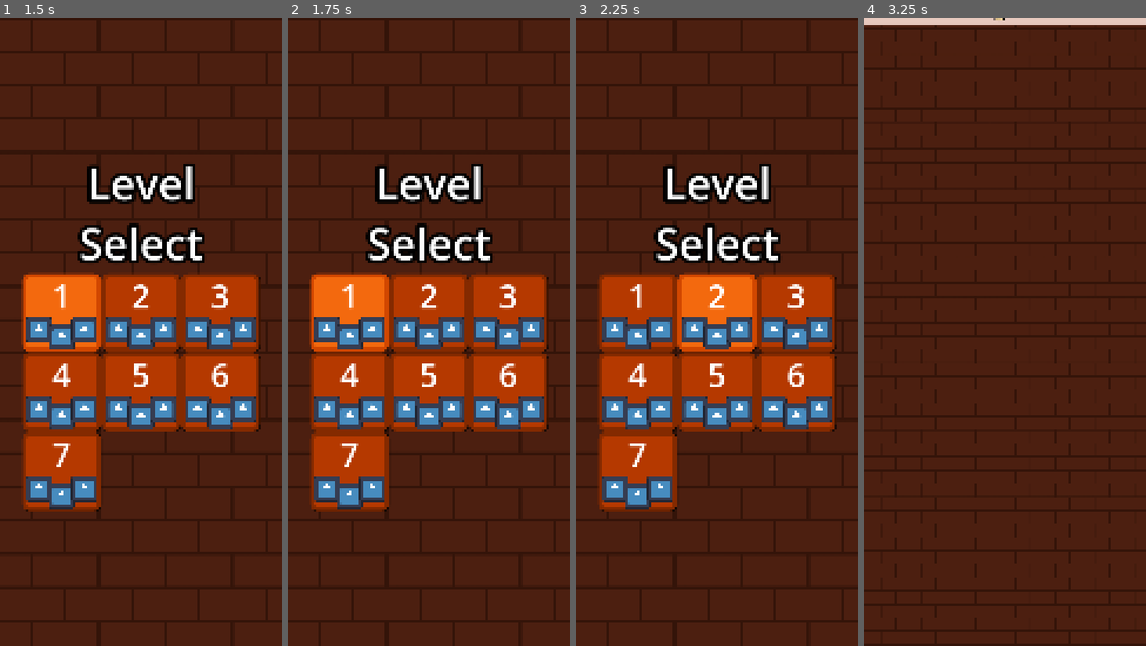
Above: before the commit, frames 1-4 (left to right).
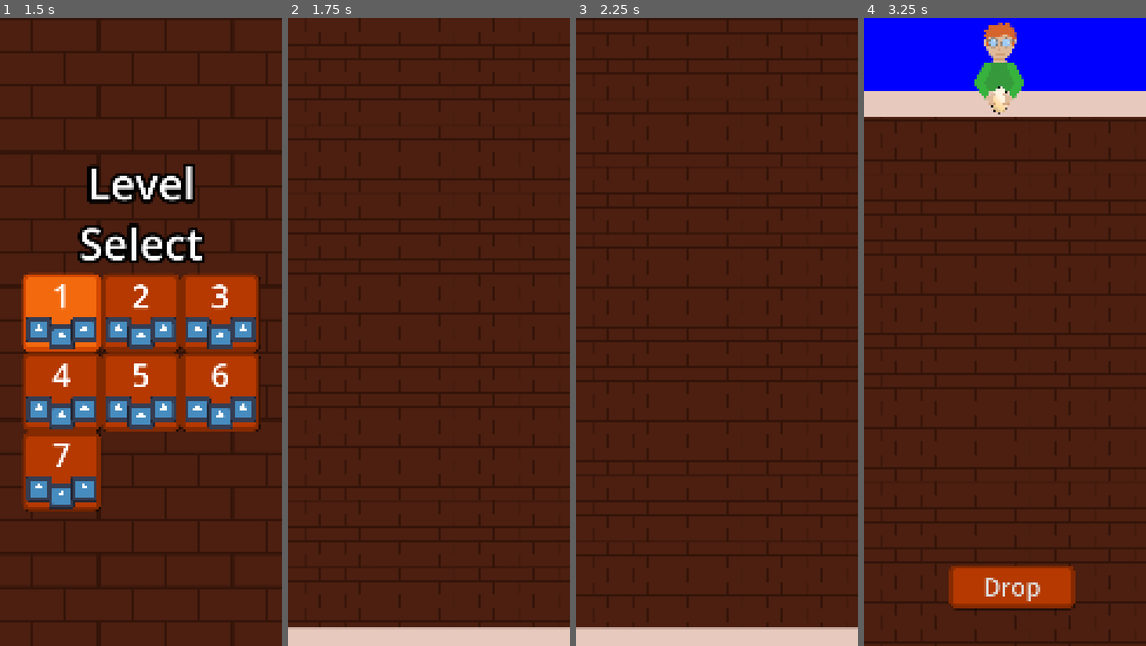
Above: after the commit, the same moments.

Repository: KaratePikachu/egg-drop
Game: Godot game, scene res://ui/main_menu/main_menu.tscn
Same seed, same stepped clock (60 frames per second), same inputs: the game is played once before the commit and once after it. The engine's default icon, where the game draws it, is replaced by a stand-in: a white triangle on a blue panel in a dark square.
Inputs (mouse positions are in pixels of both pictures, inside the frame that each line leads up to):
- Up to frame 1 (1.5 s): click "Start" at 0.5 s; click "1" at 1.25 s
- Up to frame 2 (1.75 s): no input
- Up to frame 3 (2.25 s): click (717, 313) at 2 s, where only the run before the commit has a clickable "2"
- Up to frame 4 (3.25 s): move the mouse to (1067, 300) at 2.77 s; hold S (right_bomb) from 2.78 s (still down); tap T (bottom_bomb) at 2.85 s

Frame 1 is identical in both runs. In frame 2, 31% of the frame differs, in the area x 0-100%, y 23-100%; in frame 3, 31%; in frame 4, 19%.

Commit message:
volume reduce

Diff:
--- a/song.gd
+++ b/song.gd
@@ -9,4 +9,4 @@
 
 func play_level() -> void:
 	type = Type.LEVEL
-	#pass
+	#stream =
--- a/song.tscn
+++ b/song.tscn
@@ -5,6 +5,7 @@
 
 [node name="AudioStreamPlayer" type="AudioStreamPlayer" unique_id=1287312286]
 stream = ExtResource("1_ua7c2")
+volume_db = -15.0
 autoplay = true
 parameters/looping = true
 script = ExtResource("2_vpwdm")
--- a/ui/main_menu/level_button.gd
+++ b/ui/main_menu/level_button.gd
@@ -10,6 +10,6 @@
 		$LevelNum.text = str(level_num)
 
 func _on_pressed() -> void:
-	SFXSelect.play()
-	await get_tree().create_timer(1.0).timeout
+	SFXSelect.play(0.15)
+	await get_tree().create_timer(0.25).timeout
 	Level.load_level(level_num)
